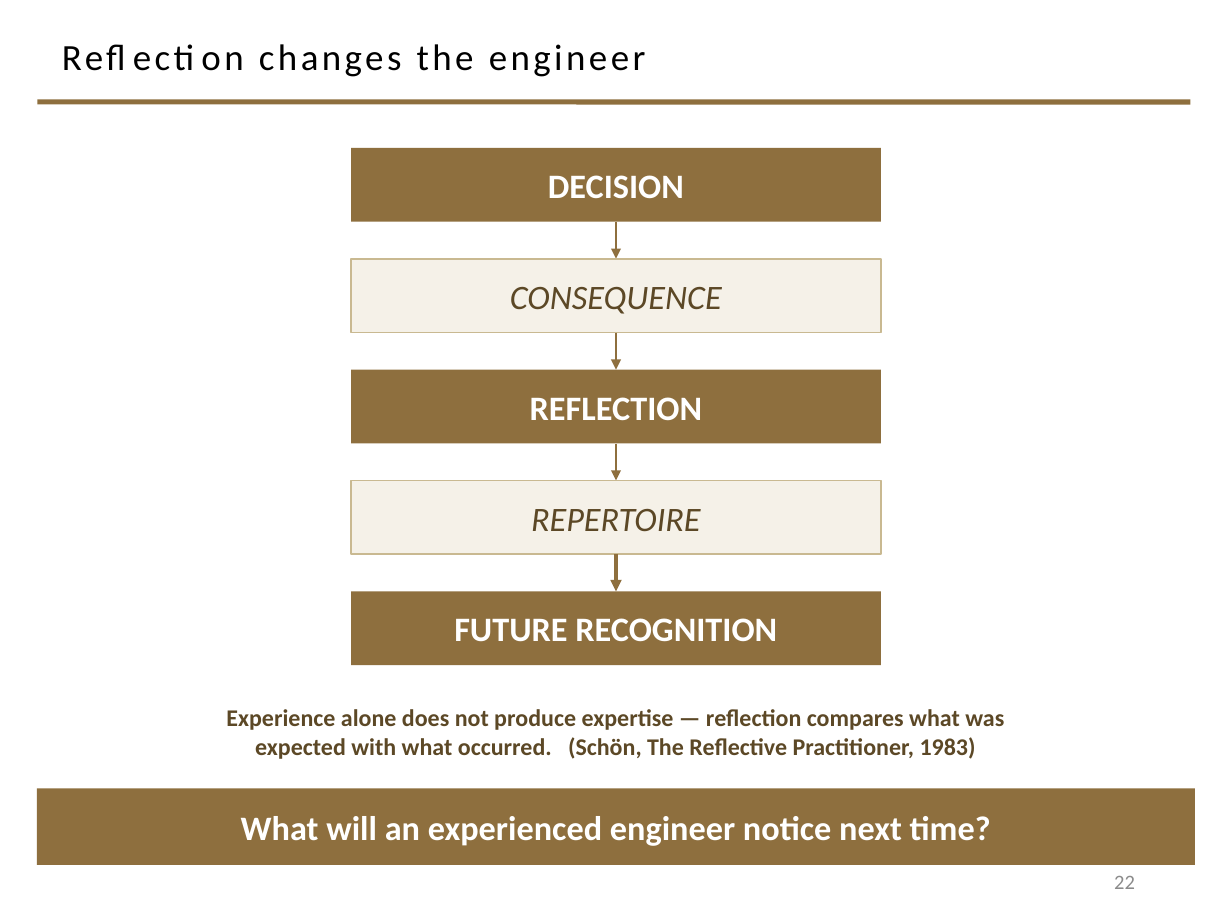
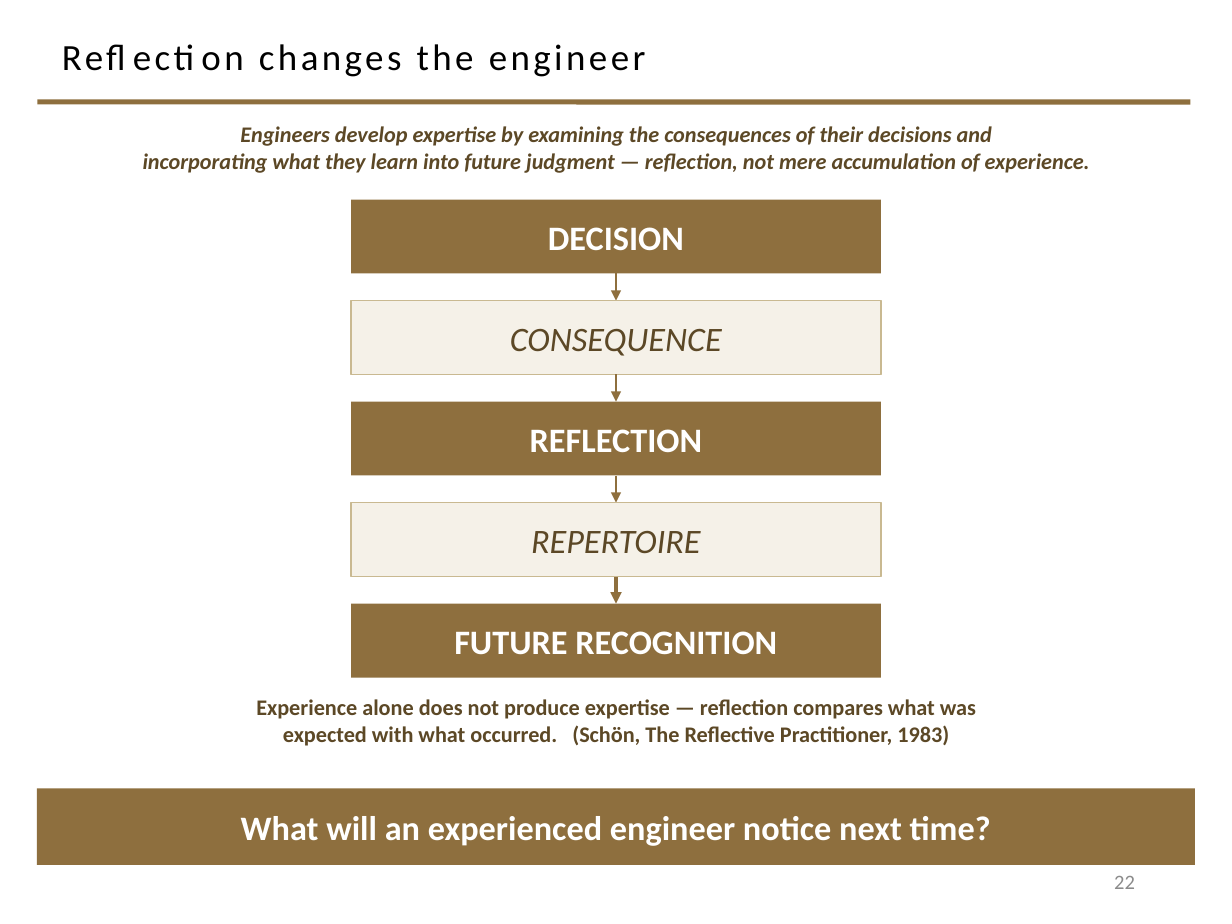
Before and after one commit to davisjam/model-based-agentic-software-engineering, a slide deck: slide 22 of book/_design/2-4-redux-build/2-4-redux-WIP.pptx. Drawn at 1232x924 pixels with LibreOffice and Linux fonts; fonts in the diff are those of the drawing; background and template pictures are left out. Boxes give left, top, right and bottom in pixels: in the first picture for what was removed or moved away, otherwise in the second. Text is boxed around its words. In the diff, an @@ line names an element or a change of style, - is before the commit and + after.

```diff
--- a/book/_design/2-4-redux-build/2-4-redux-WIP.pptx
+++ b/book/_design/2-4-redux-build/2-4-redux-WIP.pptx
@@ text added at box(143, 126, 1090, 173), 13 pt, text #5C4826, bold, italic @@
+Engineers develop expertise by examining the consequences of their decisions and
+incorporating what they learn into future judgment — reflection, not mere accumulation of experience.
@@ rectangle "DECISION": place and size @@
-rectangle "DECISION" at box(351, 148, 881, 222)
+rectangle "DECISION" at box(351, 200, 881, 274)
@@ arrow moved from (616, 222) - (616, 259) to (616, 274) - (616, 301) @@
@@ rectangle "CONSEQUENCE": place and size @@
-rectangle "CONSEQUENCE" at box(351, 259, 881, 333)
+rectangle "CONSEQUENCE" at box(351, 301, 881, 375)
@@ arrow moved from (616, 333) - (616, 370) to (616, 375) - (616, 402) @@
@@ rectangle "REFLECTION": place and size @@
-rectangle "REFLECTION" at box(351, 370, 881, 444)
+rectangle "REFLECTION" at box(351, 402, 881, 476)
@@ arrow moved from (616, 444) - (616, 480) to (616, 476) - (616, 503) @@
@@ rectangle "REPERTOIRE": place and size @@
-rectangle "REPERTOIRE" at box(351, 480, 881, 554)
+rectangle "REPERTOIRE" at box(351, 503, 881, 577)
@@ arrow moved from (616, 554) - (616, 591) to (616, 577) - (616, 604) @@
@@ rectangle "FUTURE RECOGNITION": place and size @@
-rectangle "FUTURE RECOGNITION" at box(351, 591, 881, 665)
+rectangle "FUTURE RECOGNITION" at box(351, 604, 881, 678)
@@ text "Experience alone does not produce ...": place and size @@
-text "Experience alone does not produce ..." at box(226, 709, 1004, 759)
+text "Experience alone does not produce ..." at box(256, 699, 976, 746)
@@ text "Experience alone does not produce ..." at box(256, 699, 976, 746): size 14 to 13 pt @@
```
Also in this commit, not shown: 11 other slides changed, 2 other files.
